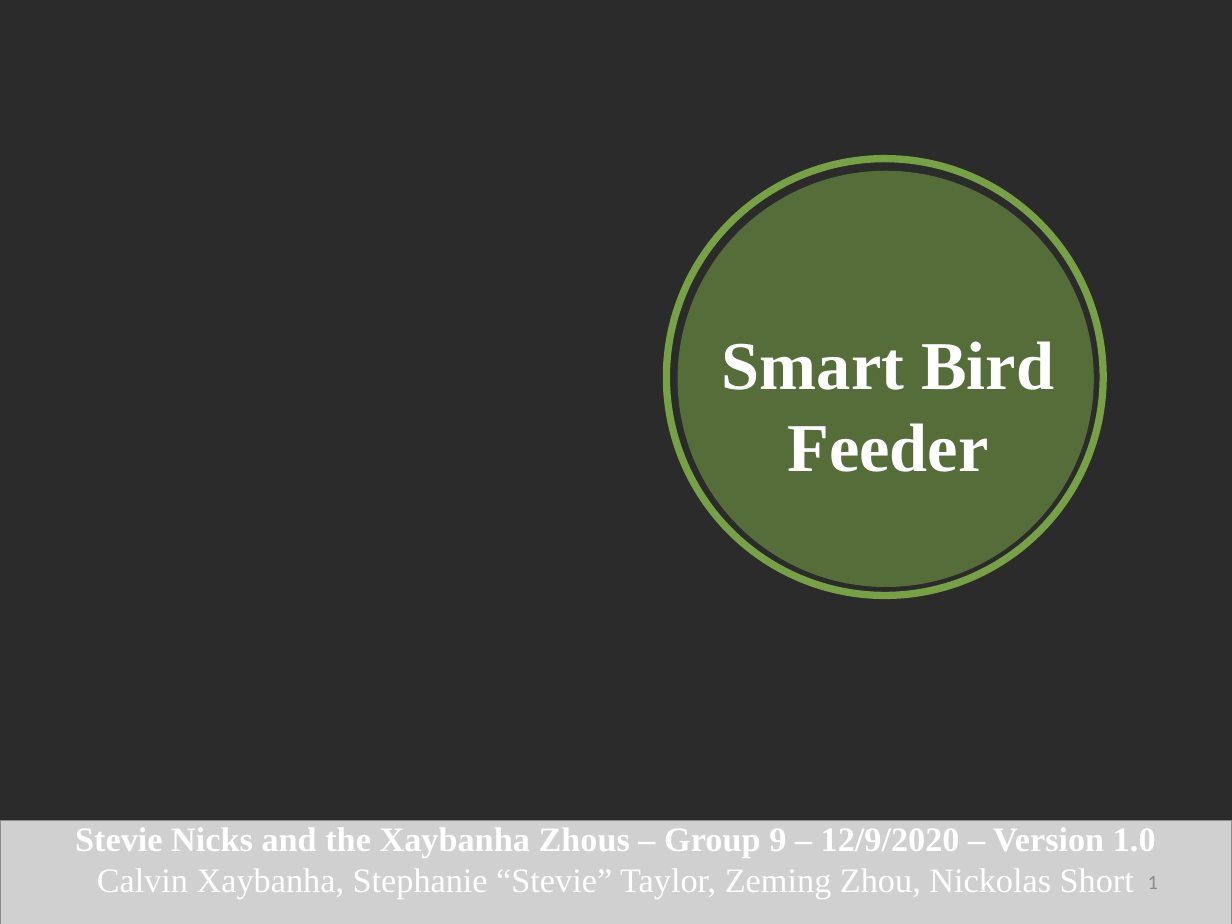
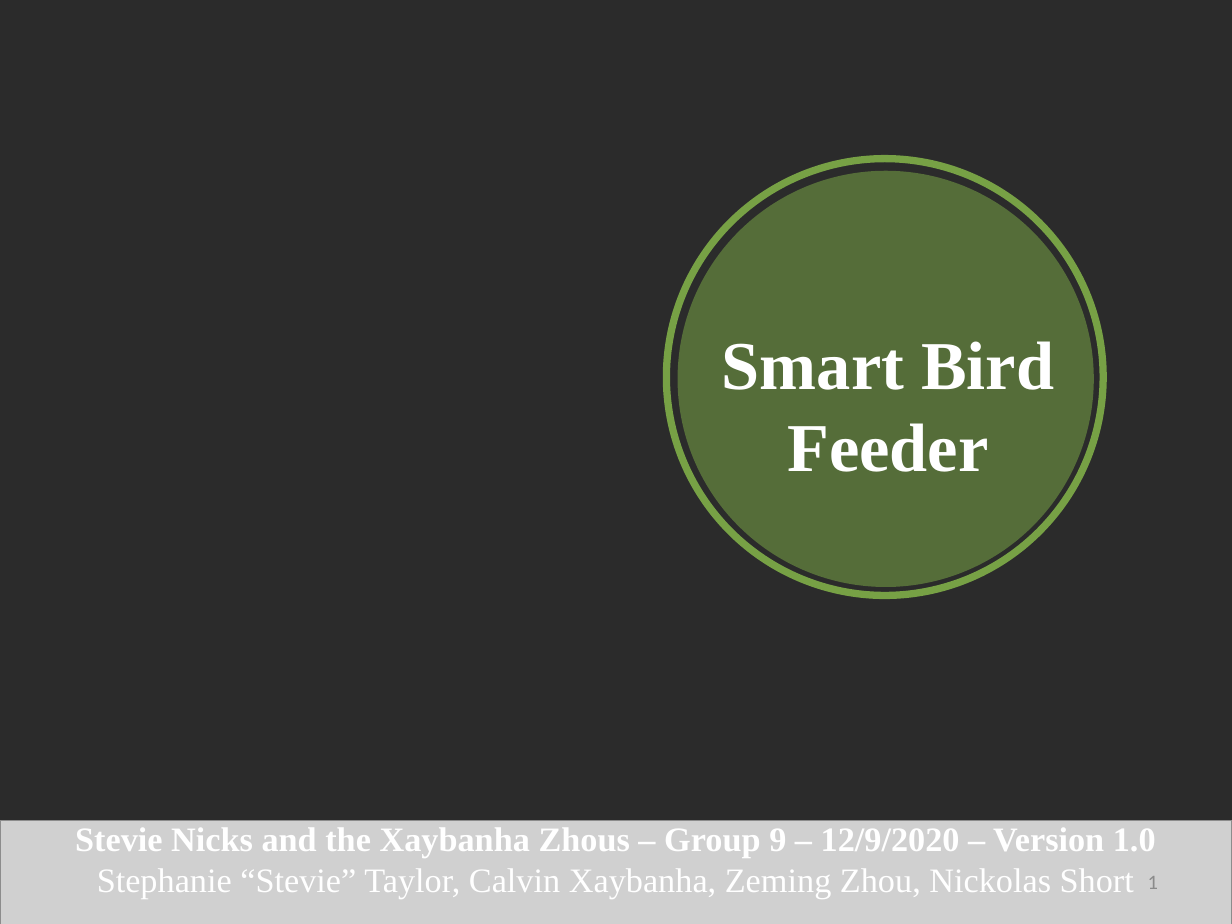
Before and after one commit to Stevie-Nicks-and-the-Xaybanha-Zhous/SelectiveBirdFeeder, a slide deck: slide 1 of Smart_Bird_Feeder_Presentation.pptx. Drawn at 1232x924 pixels with LibreOffice and Linux fonts; fonts in the diff are those of the drawing; grey boxes stand for pictures; background and template pictures are left out; a plain dark background stands for a picture behind light text. Boxes give left, top, right and bottom in pixels: in the first picture for what was removed or moved away, otherwise in the second. Text is boxed around its words. In the diff, an @@ line names an element or a change of style, - is before the commit and + after.

```diff
--- a/Smart_Bird_Feeder_Presentation.pptx
+++ b/Smart_Bird_Feeder_Presentation.pptx
@@ text at bbox=[97, 869, 1134, 899]: text changed @@
-Calvin Xaybanha, Stephanie “Stevie” Taylor, Zeming Zhou, Nickolas Short
+Stephanie “Stevie” Taylor, Calvin Xaybanha, Zeming Zhou, Nickolas Short
```
Also in this commit, not shown: 2 other slides changed.
